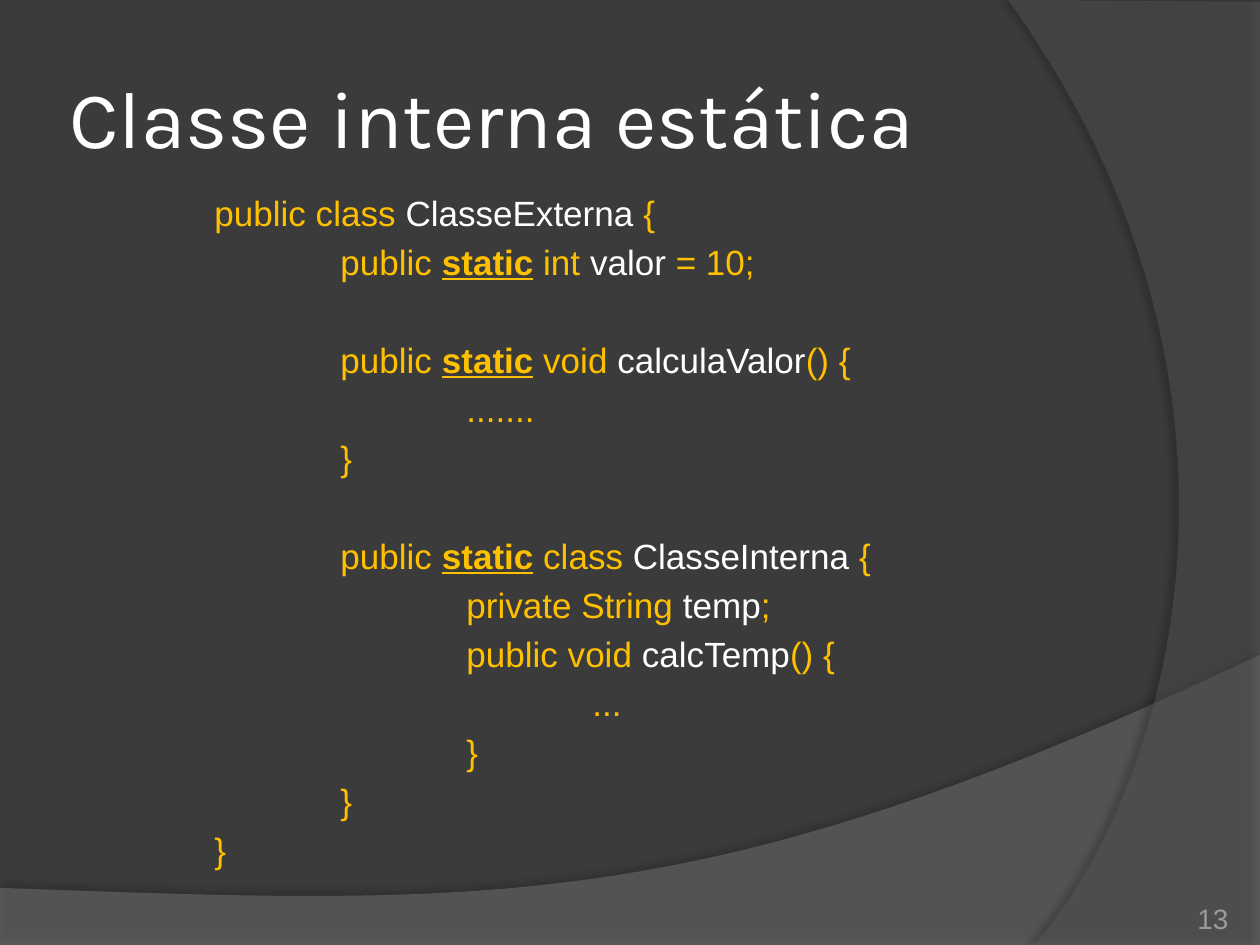
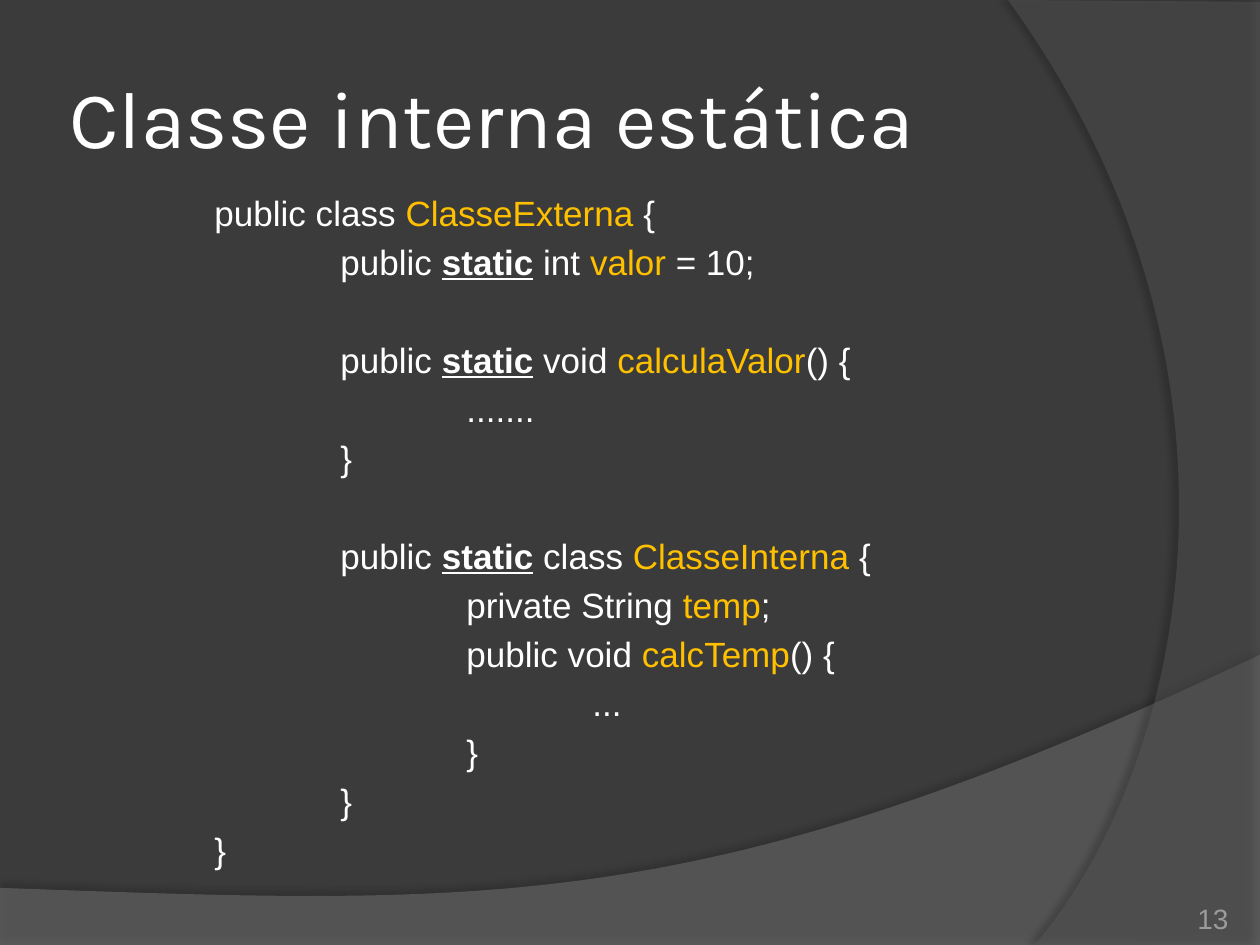
Before and after one commit to duchesqui/slzvieira-training, a slide deck: slide 13 of trunk/2-Java-Programmer-Modulo-II/01.Capitulo01.pptx. Drawn at 1260x945 pixels with LibreOffice and Linux fonts; fonts in the diff are those of the drawing. Boxes give left, top, right and bottom in pixels: in the first picture for what was removed or moved away, otherwise in the second. Text is boxed around its words. In the diff, an @@ line names an element or a change of style, - is before the commit and + after.

```diff
--- a/trunk/2-Java-Programmer-Modulo-II/01.Capitulo01.pptx
+++ b/trunk/2-Java-Programmer-Modulo-II/01.Capitulo01.pptx
@@ text "public class ClasseExterna {" at [214, 200, 849, 674]: text colour #FFC000 to #FFFFFF in "public class {", "public static int = 10;", "public static void calculaValor() {", "......." and 8 more places; text colour #FFFFFF to #FFC000 in "ClasseExterna", "valor", "calculaValor()", "ClasseInterna" and 2 more places @@
```
Also in this commit, not shown: 9 other slides changed, 11 other files.
